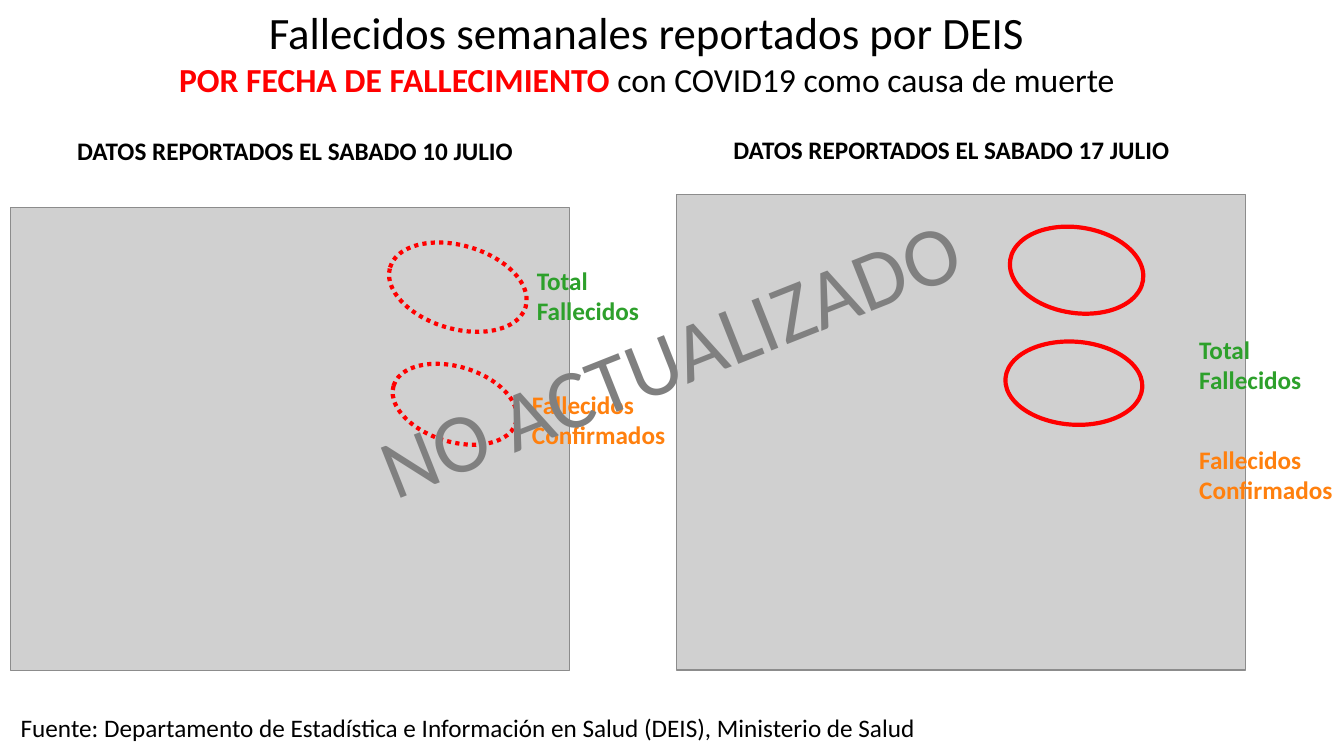
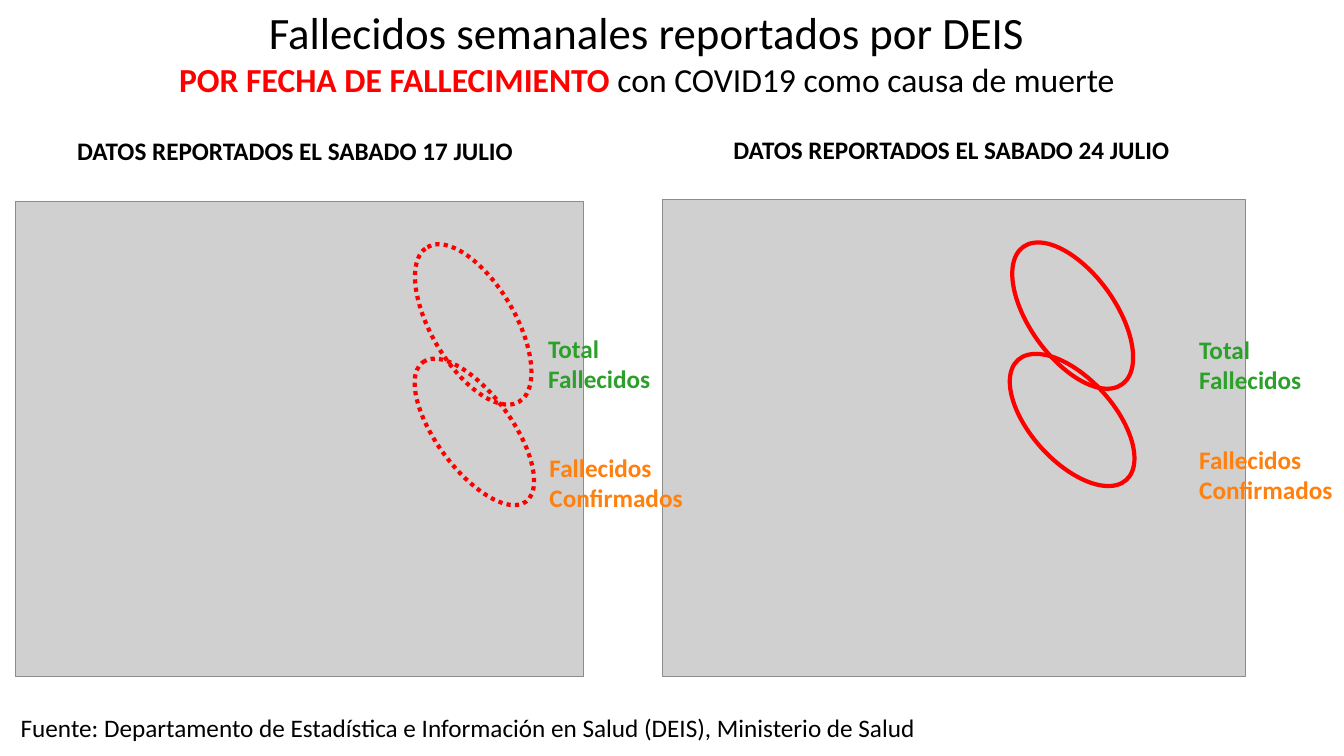
Before and after one commit to dataCovid19CL/capsulasSemanales, a slide deck: slide 9 of DATOS COVID Chile 2021 07 24.pptx. Drawn at 1344x756 pixels with LibreOffice and Linux fonts; fonts in the diff are those of the drawing; grey boxes stand for pictures. Boxes give left, top, right and bottom in pixels: in the first picture for what was removed or moved away, otherwise in the second. Text is boxed around its words. In the diff, an @@ line names an element or a change of style, - is before the commit and + after.

```diff
--- a/DATOS COVID Chile 2021 07 24.pptx
+++ b/DATOS COVID Chile 2021 07 24.pptx
@@ text at box(77, 143, 513, 160): text changed @@
-DATOS REPORTADOS EL SABADO 10 JULIO
+DATOS REPORTADOS EL SABADO 17 JULIO
@@ text at box(733, 142, 1169, 160): text changed @@
-DATOS REPORTADOS EL SABADO 17 JULIO
+DATOS REPORTADOS EL SABADO 24 JULIO
@@ picture removed at box(11, 208, 570, 670) @@
@@ picture: place and size @@
-picture at box(677, 195, 1245, 670)
+picture at box(15, 202, 584, 678)
@@ text removed at box(353, 185, 991, 526) @@
-NO ACTUALIZADO
@@ picture added at box(662, 200, 1246, 678) @@
@@ ellipse at box(391, 226, 555, 423): rotation 16 to 59 degrees @@
@@ ellipse at box(989, 222, 1157, 410): rotation 8 to 54 degrees @@
@@ text "Total": place and size @@
-text "Total" at box(537, 269, 639, 327)
+text "Total" at box(548, 338, 650, 395)
@@ ellipse at box(393, 340, 556, 523): rotation 16 to 53 degrees @@
@@ ellipse at box(987, 332, 1157, 507): rotation 3 to 47 degrees @@
@@ text "Fallecidos": place and size @@
-text "Fallecidos" at box(532, 393, 665, 450)
+text "Fallecidos" at box(549, 457, 682, 514)
```
Also in this commit, not shown: 1 other slide changed.
